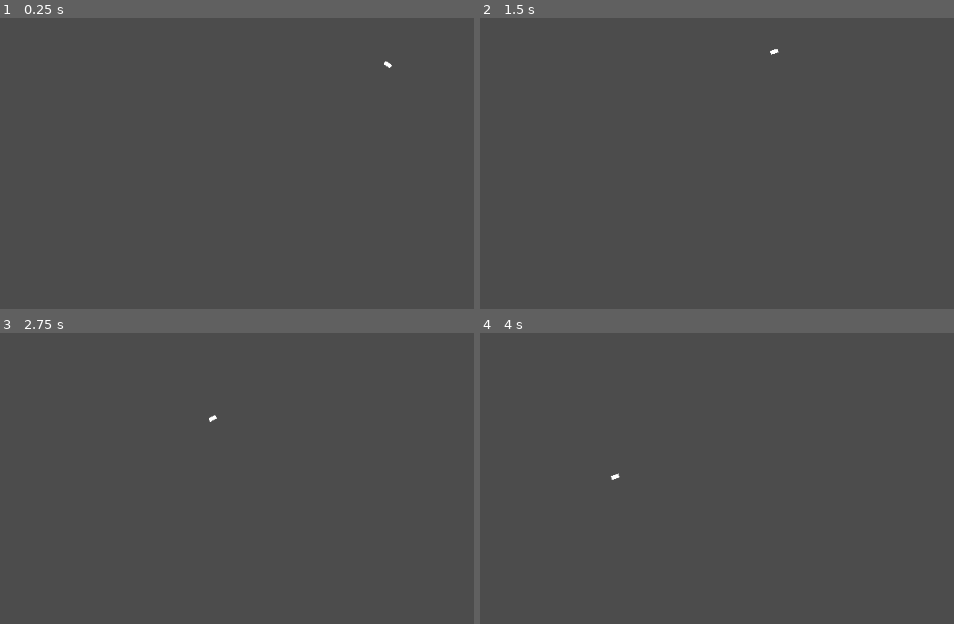
Above: before the commit, frames 1-4 (two rows, left to right).
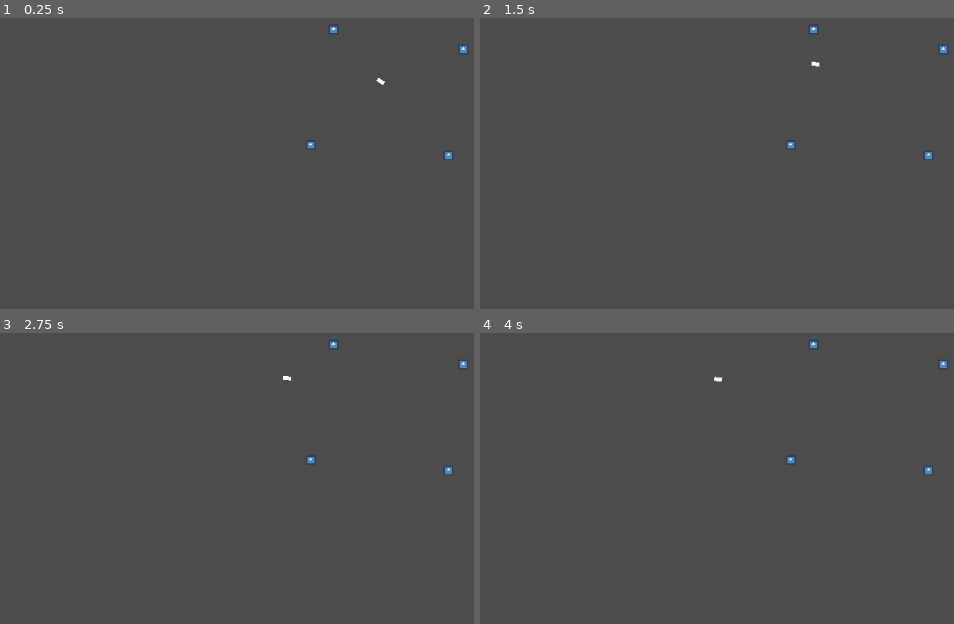
Above: after the commit, the same moments.

Repository: AdaLollA/ant-sim
Game: Godot game, scene res://Sim.tscn
Two runs of this game, one before a commit and one after it. Both use one fixed random seed, a clock stepped at 60 frames per second and the inputs below. The engine's default icon, where the game draws it, is replaced by a stand-in: a white triangle on a blue panel in a dark square.
Inputs (mouse positions are in pixels of both pictures, inside the frame that each line leads up to):
- Up to frame 1 (0.25 s): no input
- Up to frame 2 (1.5 s): move the mouse to (outside the picture) at 0.52 s; tap Enter at 1.25 s; move the mouse to (717, 99) at 1.27 s
- Up to frame 3 (2.75 s): tap Space at 2 s; move the mouse to (outside the picture) at 2.02 s
- Up to frame 4 (4 s): tap Enter at 2.75 s; move the mouse to (840, 484) at 2.77 s; tap Space at 3.5 s; move the mouse to (outside the picture) at 3.52 s

The runs differ from the first frame. In frame 1, 0.2% of the frame differs, in the area x 64-99%, y 2-49%; in frame 2, 0.2%, in the area x 61-99%, y 2-49%; in frame 3, 0.2%; in frame 4, 0.2%.

Commit message:
eating food

Diff:
--- a/Ant.gd
+++ b/Ant.gd
@@ -1,16 +1,38 @@
 extends KinematicBody2D
 
-export var speed = 100
-export var wanderStrength = .1
+export var speed = 50
+export var wanderStrength = .05
+
+var target = null
 
 func _ready():
 	look_at(get_global_mouse_position())
 	pass
 
 func _process(delta):
+	# head for target if available
+	if target:
+		look_at(target)
+
 	# add randomness
 	rotate(rand_range(-wanderStrength, wanderStrength))
+
 	# forward
 	var velocity: Vector2 = Vector2(speed, 0).rotated(rotation)
 	# apply movement
 	move_and_slide(velocity)
+
+func _on_Left_area_entered(area):
+	pass # Replace with function body.
+func _on_Right_area_entered(area):
+	pass # Replace with function body.
+func _on_Front_area_entered(area):
+	pass # Replace with function body.
+
+func _on_Eyes_area_entered(area):
+	if 'Food' in area.get_parent().name:
+		target = area.get_global_position()
+
+func _on_Mouth_area_entered(area):
+	target = null
+	area.get_parent().queue_free()
--- a/Ant.tscn
+++ b/Ant.tscn
@@ -9,22 +9,66 @@
 gradient = SubResource( 1 )
 width = 1
 
+[sub_resource type="CircleShape2D" id=4]
+
 [sub_resource type="CapsuleShape2D" id=3]
 radius = 3.75
 height = 6.5
 
-[node name="KinematicBody2D" type="KinematicBody2D"]
-position = Vector2( 520, 300 )
+[sub_resource type="CircleShape2D" id=5]
+radius = 5.42
+
+[node name="Ant" type="KinematicBody2D"]
+collision_layer = 0
+collision_mask = 2147483648
 script = ExtResource( 1 )
 
-[node name="Ant" type="Sprite" parent="."]
+[node name="Sprite" type="Sprite" parent="."]
 scale = Vector2( 10, 5 )
 texture = SubResource( 2 )
 
-[node name="Area2D" type="Area2D" parent="."]
+[node name="Left" type="Area2D" parent="."]
+collision_layer = 0
+collision_mask = 2
 
-[node name="CollisionPolygon2D" type="CollisionPolygon2D" parent="Area2D"]
+[node name="Collision" type="CollisionShape2D" parent="Left"]
+position = Vector2( 15, -15 )
+shape = SubResource( 4 )
+
+[node name="Right" type="Area2D" parent="."]
+collision_layer = 0
+collision_mask = 2
+
+[node name="Collision" type="CollisionShape2D" parent="Right"]
+position = Vector2( 15, 15 )
+shape = SubResource( 4 )
+
+[node name="Front" type="Area2D" parent="."]
+collision_layer = 0
+collision_mask = 2
+
+[node name="Collision" type="CollisionShape2D" parent="Front"]
+position = Vector2( 30, 0 )
+shape = SubResource( 4 )
 
 [node name="CollisionShape2D" type="CollisionShape2D" parent="."]
 rotation = 1.5708
 shape = SubResource( 3 )
+
+[node name="Eyes" type="Area2D" parent="."]
+collision_layer = 0
+
+[node name="CollisionPolygon2D" type="CollisionPolygon2D" parent="Eyes"]
+polygon = PoolVector2Array( 0, 0, 30, -30, 30, 30 )
+
+[node name="Mouth" type="Area2D" parent="."]
+collision_layer = 0
+
+[node name="CollisionShape2D" type="CollisionShape2D" parent="Mouth"]
+position = Vector2( 5.5, 0 )
+shape = SubResource( 5 )
+[connection signal="area_entered" from="Left" to="." method="_on_Left_area_entered"]
+[connection signal="area_entered" from="Right" to="." method="_on_Right_area_entered"]
+[connection signal="area_entered" from="Front" to="." method="_on_Front_area_entered"]
+[connection signal="area_entered" from="Eyes" to="." method="_on_Eyes_area_entered"]
+[connection signal="area_entered" from="Mouth" to="." method="_on_Mouth_area_entered"]
--- /dev/null
+++ b/Food.tscn
@@ -0,0 +1,15 @@
+[gd_scene load_steps=3 format=2]
+
+[ext_resource path="res://icon.png" type="Texture" id=1]
+
+[sub_resource type="CircleShape2D" id=1]
+radius = 31.5629
+
+[node name="Food" type="Sprite"]
+scale = Vector2( 0.2, 0.2 )
+texture = ExtResource( 1 )
+
+[node name="Area2D" type="Area2D" parent="."]
+
+[node name="CollisionShape2D" type="CollisionShape2D" parent="Area2D"]
+shape = SubResource( 1 )
--- a/Sim.tscn
+++ b/Sim.tscn
@@ -1,9 +1,23 @@
-[gd_scene load_steps=3 format=2]
+[gd_scene load_steps=4 format=2]
 
 [ext_resource path="res://Ant.tscn" type="PackedScene" id=1]
 [ext_resource path="res://Sim.gd" type="Script" id=2]
+[ext_resource path="res://Food.tscn" type="PackedScene" id=3]
 
 [node name="Sim" type="Node2D"]
 script = ExtResource( 2 )
 
 [node name="Ant" parent="." instance=ExtResource( 1 )]
+position = Vector2( 500.253, 315.254 )
+
+[node name="Food" parent="." instance=ExtResource( 3 )]
+position = Vector2( 595.585, 267.116 )
+
+[node name="Food2" parent="." instance=ExtResource( 3 )]
+position = Vector2( 400.203, 389.82 )
+
+[node name="Food3" parent="." instance=ExtResource( 3 )]
+position = Vector2( 429.463, 241.632 )
+
+[node name="Food4" parent="." instance=ExtResource( 3 )]
+position = Vector2( 576.707, 403.034 )
Not shown: 1 places in Ant.tscn that only renumber resources
